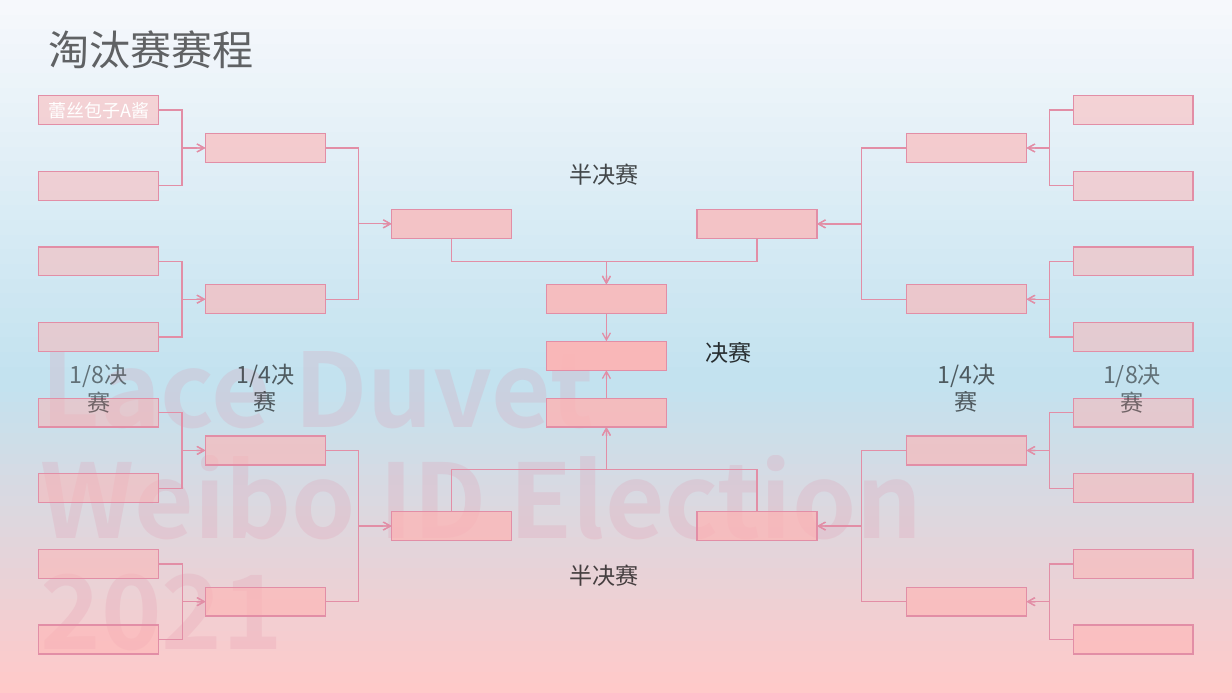
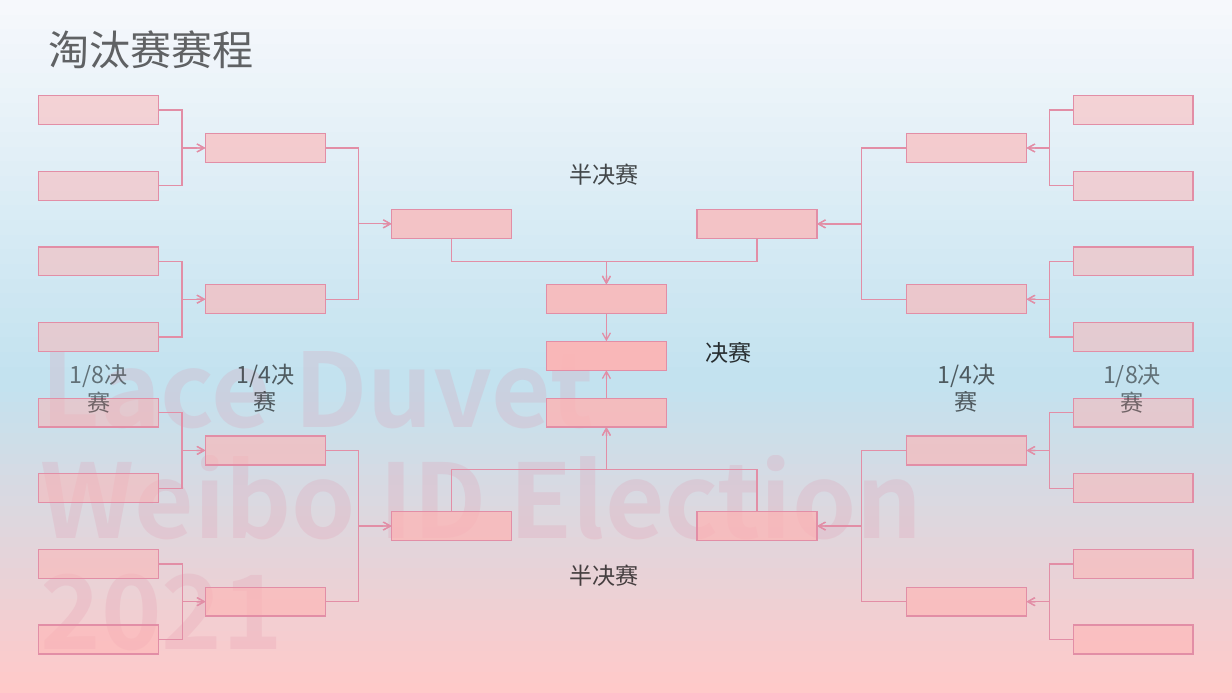
Before and after one commit to yyyeying/LaceDuvetWeiboIDElection2021, a slide deck: slide 10 of documents/race_profile/result_board.pptx (slide 7 before the commit). Drawn at 1232x693 pixels with LibreOffice and Linux fonts; fonts in the diff are those of the drawing. Boxes give left, top, right and bottom in pixels: in the first picture for what was removed or moved away, otherwise in the second. Text is boxed around its words. In the diff, an @@ line names an element or a change of style, - is before the commit and + after.

```diff
--- a/documents/race_profile/result_board.pptx
+++ b/documents/race_profile/result_board.pptx
@@ text in rectangle at (48,103,149,118): text removed @@
-蕾丝包子A酱
```
Also in this commit, not shown: 1 other slide changed, 3 slides added, 17 other files.
